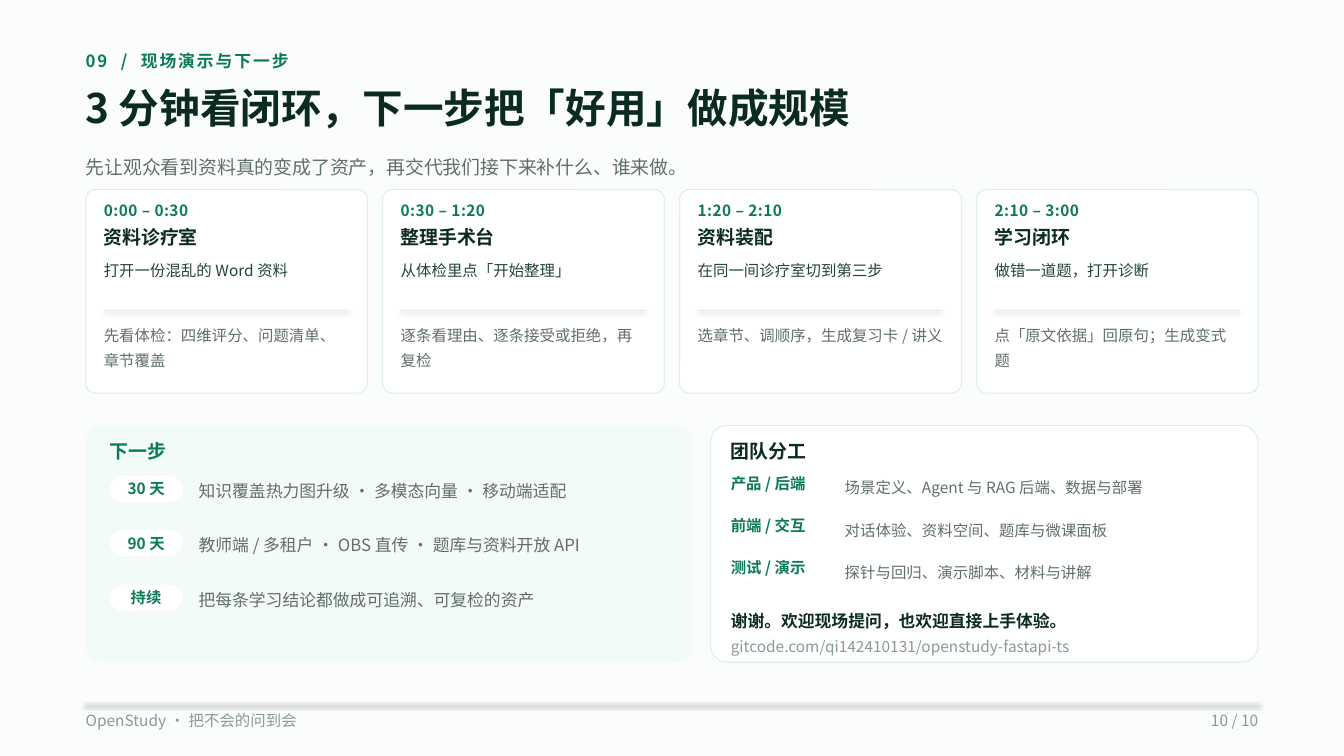
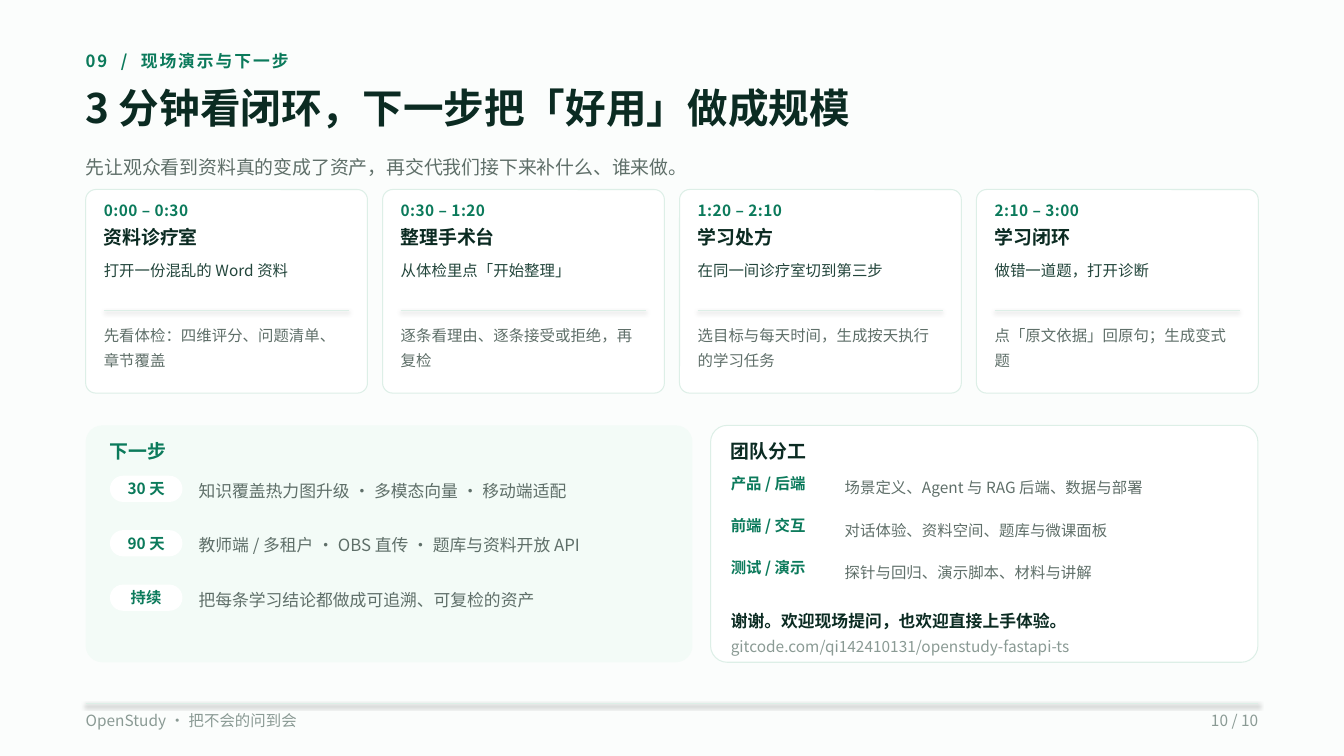
Before and after one commit to wufeng1234567/openstudy-fastapi-ts, a slide deck: slide 10 of doc/competition/OpenStudy-10页-V3-码道版.pptx. Drawn at 1344x756 pixels with LibreOffice and Linux fonts; fonts in the diff are those of the drawing. Boxes give left, top, right and bottom in pixels: in the first picture for what was removed or moved away, otherwise in the second. Text is boxed around its words. In the diff, an @@ line names an element or a change of style, - is before the commit and + after.

Commit message:
feat: 资料诊疗室新增学习处方，修复公式导出

```diff
--- a/doc/competition/OpenStudy-10页-V3-码道版.pptx
+++ b/doc/competition/OpenStudy-10页-V3-码道版.pptx
@@ text at [698, 228, 773, 246]: text changed @@
-资料装配
+学习处方
@@ text at [698, 328, 929, 367]: text changed @@
-选章节、调顺序，生成复习卡 / 讲义
+选目标与每天时间，生成按天执行的学习任务
```
Also in this commit, not shown: 3 other slides changed, 18 other files.
